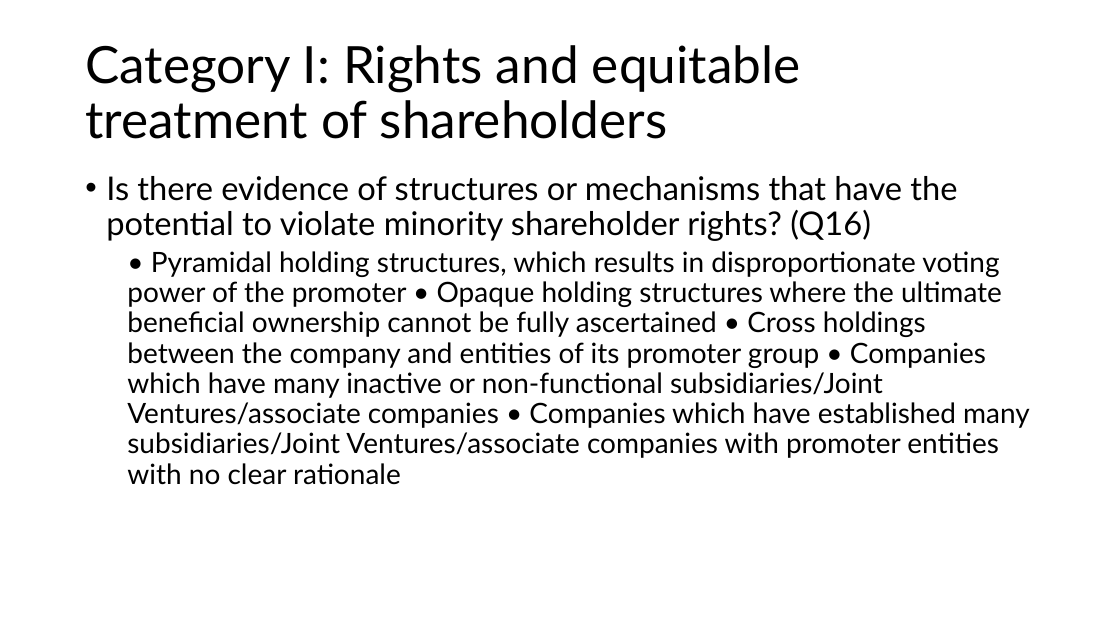
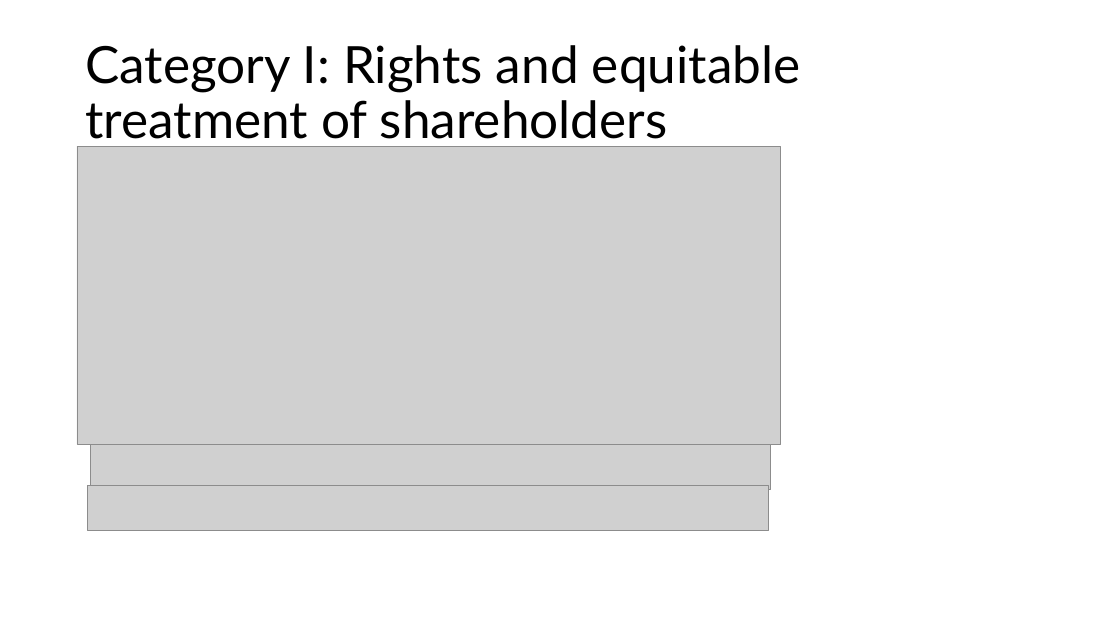
Before and after one commit to Monzero/AgentMADS, a slide deck: slide 7 of Governance risk framework.pptx (slide 5 before the commit). Drawn at 1120x630 pixels with LibreOffice and Linux fonts; fonts in the diff are those of the drawing; grey boxes stand for pictures. Boxes give left, top, right and bottom in pixels: in the first picture for what was removed or moved away, otherwise in the second. Text is boxed around its words. In the diff, an @@ line names an element or a change of style, - is before the commit and + after.

```diff
--- a/Governance risk framework.pptx
+++ b/Governance risk framework.pptx
@@ picture added at <box>77,146,781,444</box> @@
@@ text removed at <box>106,176,1030,485</box> @@
-• Is there evidence of structures or mechanisms that have the potential to violate minority shareholder rights? (Q16)
-  • Pyramidal holding structures, which results in disproportionate voting power of the promoter • Opaque holding structures where the ultimate beneficial ownership cannot be fully ascertained • Cross holdings between the company and entities of its promoter group • Companies which have many inactive or non-functional subsidiaries/Joint Ventures/associate companies • Companies which have established many subsidiaries/Joint Ventures/associate companies with promoter entities with no clear rationale
@@ picture added at <box>90,444,770,490</box> @@
@@ picture added at <box>87,486,768,531</box> @@
```
Also in this commit, not shown: 8 other slides changed, 15 slides added.
